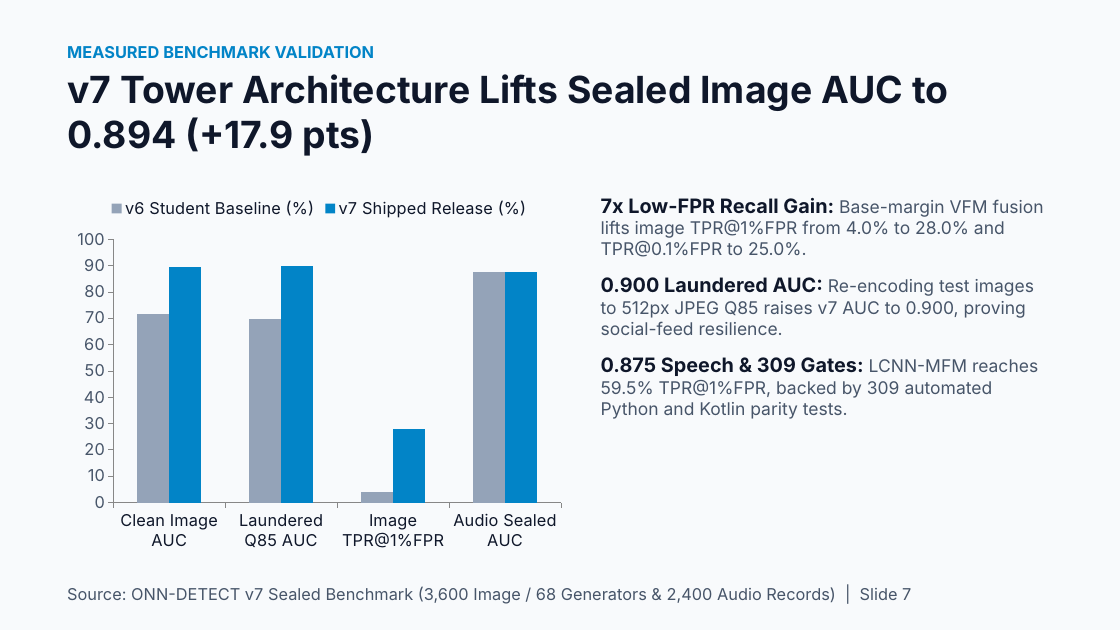
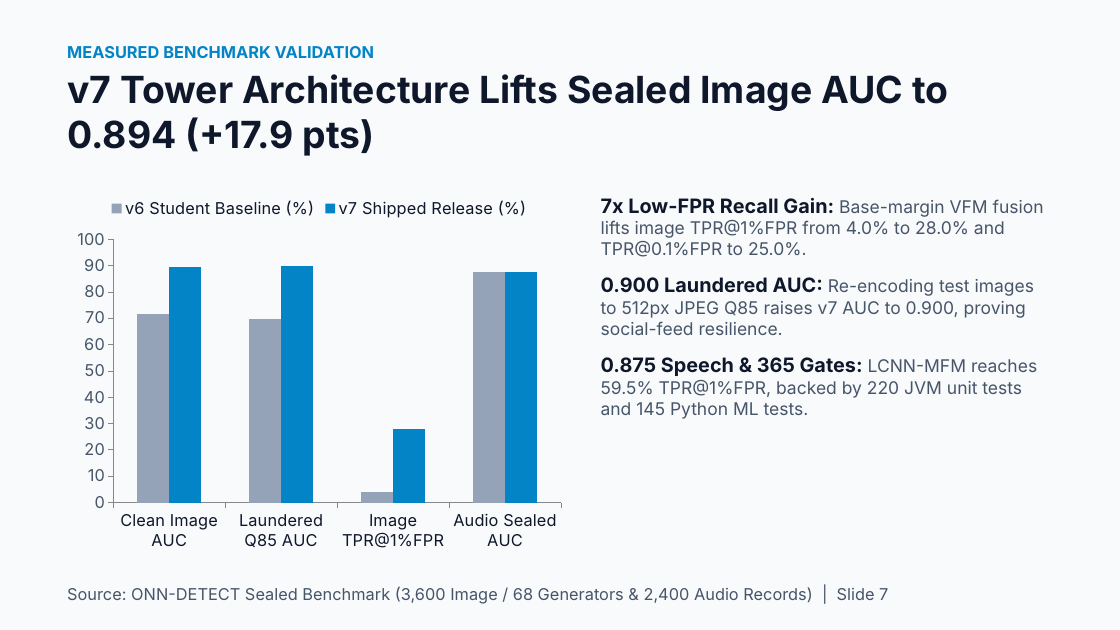
Before and after one commit to shubhamiitshk/Onn-Detect-, a slide deck: slide 7 of ONN_DETECT_PITCH_DECK_Z21_KGP_FORGE.pptx. Drawn at 1120x630 pixels with LibreOffice and Linux fonts; fonts in the diff are those of the drawing. Boxes give left, top, right and bottom in pixels: in the first picture for what was removed or moved away, otherwise in the second. Text is boxed around its words. In the diff, an @@ line names an element or a change of style, - is before the commit and + after.

```diff
--- a/ONN_DETECT_PITCH_DECK_Z21_KGP_FORGE.pptx
+++ b/ONN_DETECT_PITCH_DECK_Z21_KGP_FORGE.pptx
@@ text at (601,357,1037,419): text changed @@
-0.875 Speech & 309 Gates: LCNN-MFM reaches 59.5% TPR@1%FPR, backed by 309 automated Python and Kotlin parity tests.
+0.875 Speech & 365 Gates: LCNN-MFM reaches 59.5% TPR@1%FPR, backed by 220 JVM unit tests and 145 Python ML tests.
@@ text at (67,586,888,604): text changed @@
-Source: ONN-DETECT v7 Sealed Benchmark (3,600 Image / 68 Generators & 2,400 Audio Records) | Slide 7
+Source: ONN-DETECT Sealed Benchmark (3,600 Image / 68 Generators & 2,400 Audio Records) | Slide 7
```
Also in this commit, not shown: 9 other slides changed, 3 other files.
